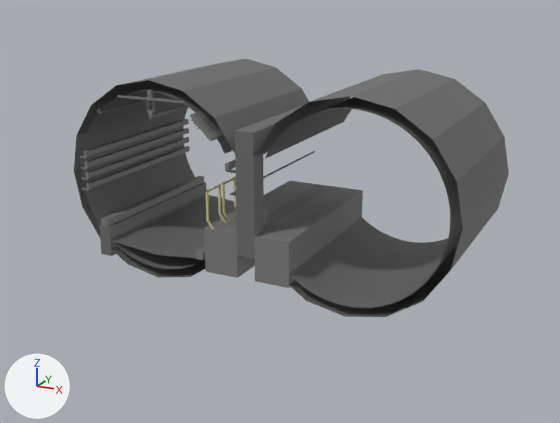
A saved change to the Blender file Yumekamome/Structure/Blender/複円シールド.blend.
One viewpoint serves both versions: a 50 mm camera at (11.6, -15.88, 7.07) aimed at (2.65, 2.01, 0.62). Arrows for +X, +Y and +Z are at lower left; the lights stay in place.

Script lines for the objects in view, before the commit:
```python
me_円柱_005 = bpy.data.meshes.new('円柱.005')
me_円柱_005.from_pydata(...)  # 34 vertices, 16 faces; spans x -2.65..2.45, y -2.65..2.65, z -2.5..2.5
me_円柱_005.materials.append(mat_マテリアル)  # dark grey #6c6c6c
me_平面 = bpy.data.meshes.new('平面')
me_平面.from_pydata([(-2.5, -1.0, 0.0), (2.5, -1.0, 0.0), (-2.5, 4.0, 0.0), (2.5, 4.0, 0.0), (0.0, -1.0, -0.15), (0.0, 4.0, -0.15)], [], [(4, 1, 3, 5), (0, 4, 5, 2)])
me_平面.materials.append(mat_マテリアル)  # dark grey #6c6c6c
me_立方体_001 = bpy.data.meshes.new('立方体.001')
me_立方体_001.from_pydata(...)  # a box spanning x -0.57..0.37, y -2.5..2.5, z -1.2..0.0
me_立方体_001.materials.append(mat_マテリアル_001)  # grey #7c7c7c
ob_円柱 = bpy.data.objects.new('円柱', me_円柱_005)
ob_円柱.location = (0.0, 2.5, 1.6)
ob_円柱.rotation_euler = (1.571, 0.0, 0.0)  # degrees (90, 0, 0)
ob_平面 = bpy.data.objects.new('平面', me_平面)
ob_平面.location = (0.0, 1.0, -0.25)
ob_平面.scale = (0.6, 1.0, 1.0)
ob_立方体 = bpy.data.objects.new('立方体', me_立方体_001)
ob_立方体.location = (2.08, 2.5, 0.6)
# also in view: '立方体.021' at (2.7, 0.25, 1.6); '立方体.016' at (-2.2, 2.5, 1.67); '円柱.002' at (5.5, 2.5, 1.6); '立方体.023' at (3.43, 2.5, 0.0); '円柱.007' at (5.51, 2.5, 1.6)
```
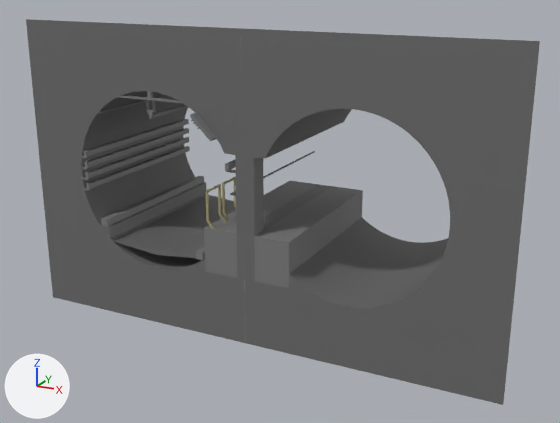
Patch to the scene script:
```diff
--- a/Yumekamome/Structure/Blender/複円シールド.blend.py
+++ b/Yumekamome/Structure/Blender/複円シールド.blend.py
@@ me_円柱_006 @@
+me_円柱_006.from_pydata(...)  # 56 vertices, 54 faces; spans x -3.85..2.75, y -4.0..4.0, z 2.5
+me_円柱_006.materials.append(mat_マテリアル)  # dark grey #6c6c6c
@@ me_円柱_004 @@
+me_円柱_004.from_pydata(...)  # 56 vertices, 54 faces; spans x -3.85..2.65, y -4.0..4.0, z 2.5
+me_円柱_004.materials.append(mat_マテリアル)  # dark grey #6c6c6c
@@ ob_円柱_009 @@
+ob_円柱_009 = bpy.data.objects.new('円柱.009', me_円柱_006)
+ob_円柱_009.location = (5.4, 2.5, 1.6)
+ob_円柱_009.rotation_euler = (1.571, 0.0, 0.0)  # degrees (90, 0, 0)
+ob_円柱_009.scale = (-1.0, 1.0, 1.0)
@@ ob_円柱_008 @@
+ob_円柱_008 = bpy.data.objects.new('円柱.008', me_円柱_004)
+ob_円柱_008.location = (0.0, 2.5, 1.6)
+ob_円柱_008.rotation_euler = (1.571, 0.0, 0.0)  # degrees (90, 0, 0)
```

Boxes (x1, y1, x2, y2) around the edits, measured in the pictures (560 x 423 px):
'円柱.009', added: after (241, 28, 540, 405)
'円柱.008', added: after (26, 19, 245, 343)
'円柱.002', unchanged, covered by the edit: before (254, 69, 509, 317)
'円柱', unchanged, covered by the edit: before (74, 59, 309, 278)
'立方体.022', unchanged, covered by the edit: before (235, 106, 302, 158)
